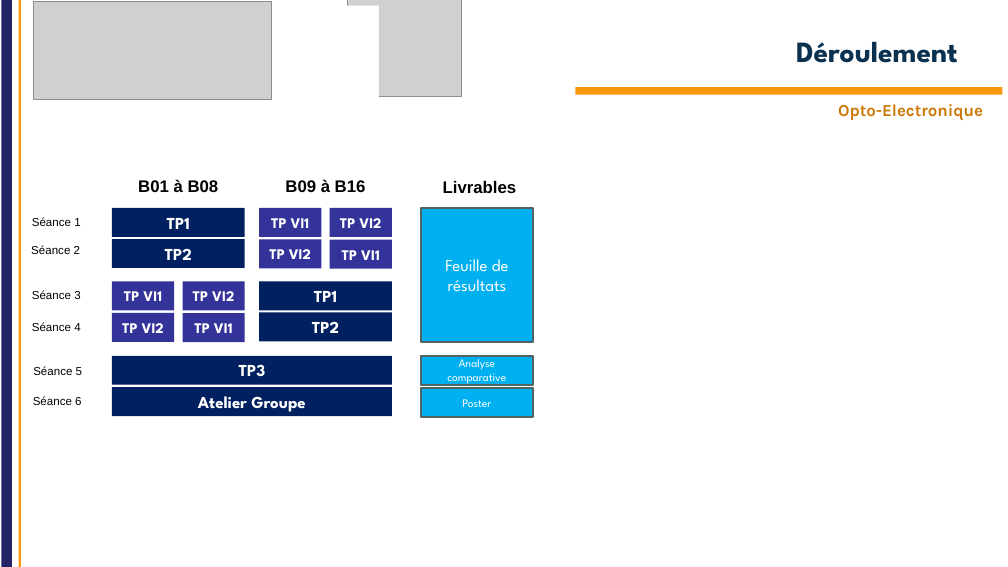
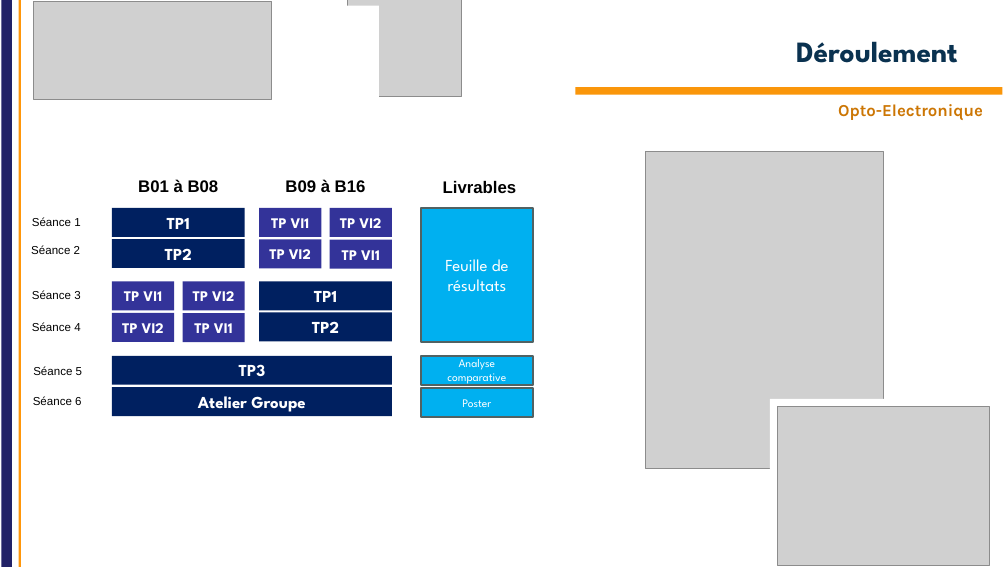
Before and after one commit to IOGS-Digital-Methods/semester-5, a slide deck: slide 9 of OptoElectronique/Cours/S5_Optoelectronique_2026_lite.pptx. Drawn at 1008x567 pixels with LibreOffice and Linux fonts; fonts in the diff are those of the drawing; grey boxes stand for pictures; background and template pictures are left out. Boxes give left, top, right and bottom in pixels: in the first picture for what was removed or moved away, otherwise in the second. Text is boxed around its words. In the diff, an @@ line names an element or a change of style, - is before the commit and + after.

```diff
--- a/OptoElectronique/Cours/S5_Optoelectronique_2026_lite.pptx
+++ b/OptoElectronique/Cours/S5_Optoelectronique_2026_lite.pptx
@@ picture added at (646,151,884,469) @@
@@ rectangle added at (770,399,948,496), fill #FFFFFF @@
@@ picture added at (777,407,989,566) @@
```
Also in this commit, not shown: 3 other slides changed, 3 other files.
